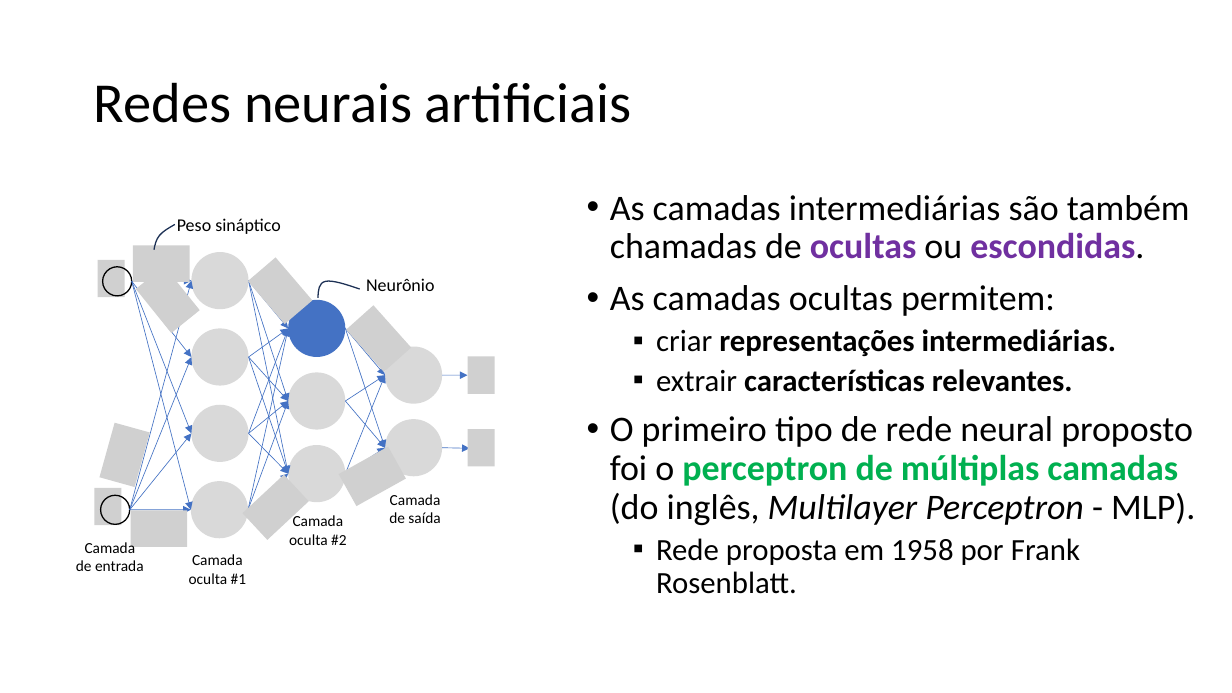
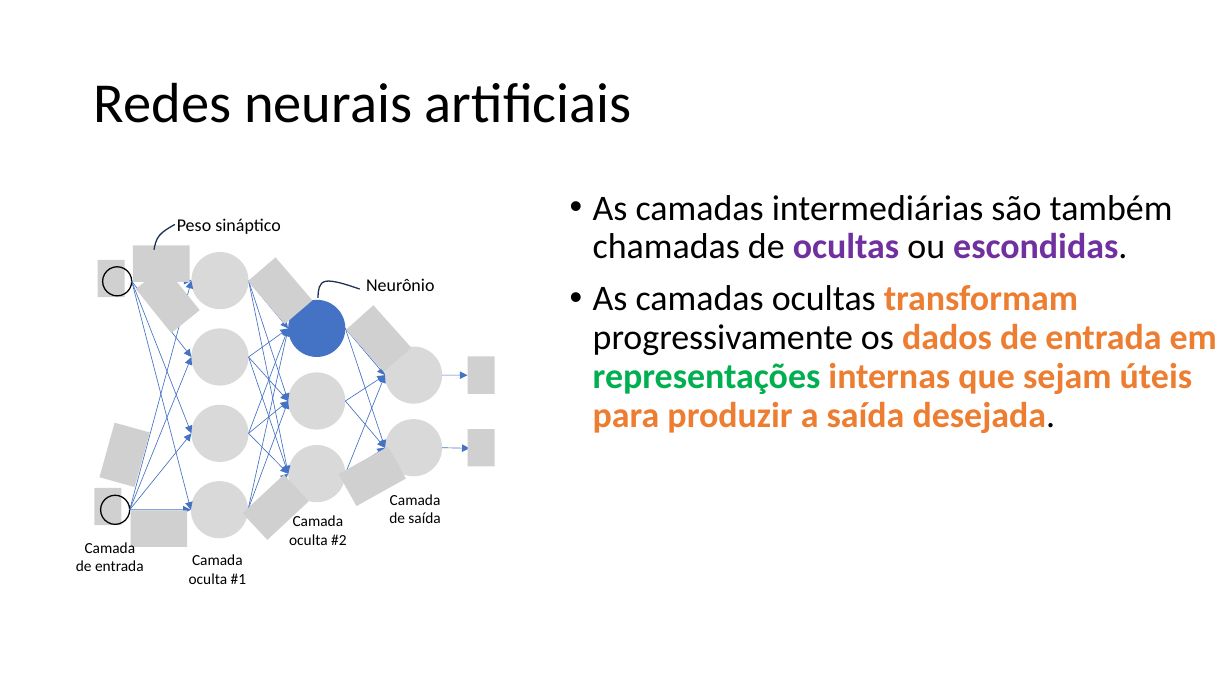
Before and after one commit to zz4fap/c24_inteligencia_artificial, a slide deck: slide 22 of slides/C24_MLP.pptx. Drawn at 1232x693 pixels with LibreOffice and Linux fonts; fonts in the diff are those of the drawing; grey boxes stand for pictures. Boxes give left, top, right and bottom in pixels: in the first picture for what was removed or moved away, otherwise in the second. Text is boxed around its words. In the diff, an @@ line names an element or a change of style, - is before the commit and + after.

Commit message:
new slides

```diff
--- a/slides/C24_MLP.pptx
+++ b/slides/C24_MLP.pptx
@@ text "As camadas intermediárias são também ...": place and size @@
-text "As camadas intermediárias são também ..." at [610, 195, 1195, 594]
+text "As camadas intermediárias são também ..." at [593, 195, 1217, 433]
@@ text at [593, 285, 1217, 433]: text changed; text colour #000000 to #ED7D31; bold on @@
-• As camadas ocultas permitem:
-  ▪ criar representações intermediárias.
-  ▪ extrair características relevantes.
-• O primeiro tipo de rede neural proposto foi o perceptron de múltiplas camadas (do inglês, Multilayer Perceptron - MLP).
-  ▪ Rede proposta em 1958 por Frank Rosenblatt.
+• As camadas ocultas transformam progressivamente os dados de entrada em representações internas que sejam úteis para produzir a saída desejada.
```
Also in this commit, not shown: 1 other slide changed, 1 slide added.
